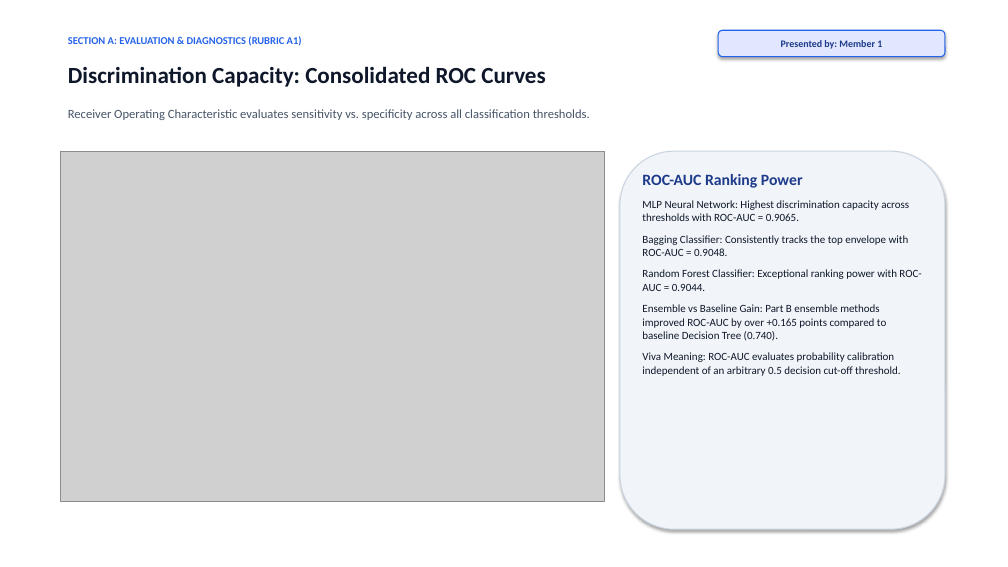
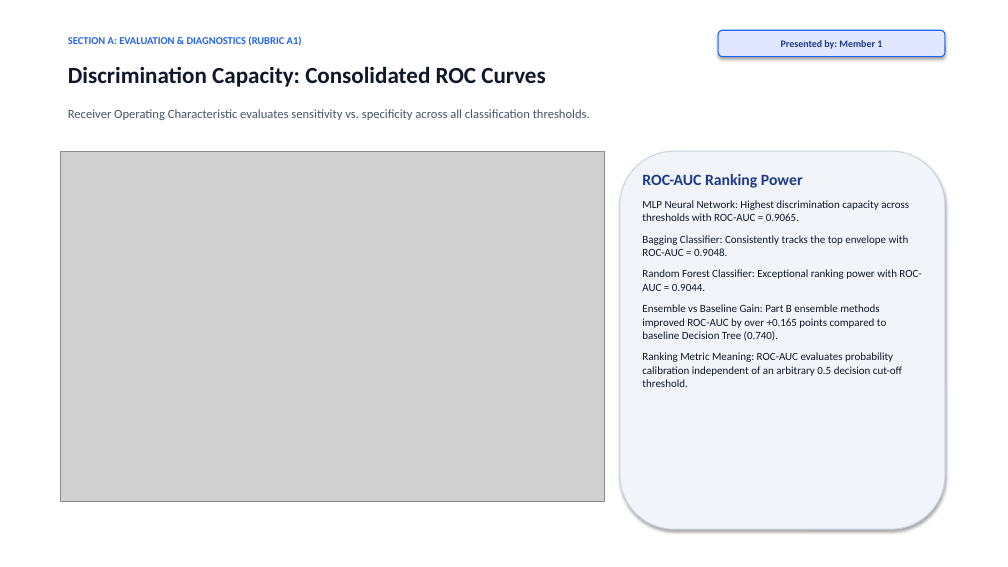
Before and after one commit to shiv095/ML_Capstone, a slide deck: slide 6 of Review_2_Presentation_Team.pptx. Drawn at 1008x567 pixels with LibreOffice and Linux fonts; fonts in the diff are those of the drawing; grey boxes stand for pictures. Boxes give left, top, right and bottom in pixels: in the first picture for what was removed or moved away, otherwise in the second. Text is boxed around its words. In the diff, an @@ line names an element or a change of style, - is before the commit and + after.

Commit message:
Update Review 2 presentation to 21 pure content slides, removing viva and trivia sections

```diff
--- a/Review_2_Presentation_Team.pptx
+++ b/Review_2_Presentation_Team.pptx
@@ text at (642,352,902,387): text changed @@
-Viva Meaning: ROC-AUC evaluates probability calibration independent of an arbitrary 0.5 decision cut-off threshold.
+Ranking Metric Meaning: ROC-AUC evaluates probability calibration independent of an arbitrary 0.5 decision cut-off threshold.
```
Also in this commit, not shown: 7 other slides changed, 3 slides removed.
